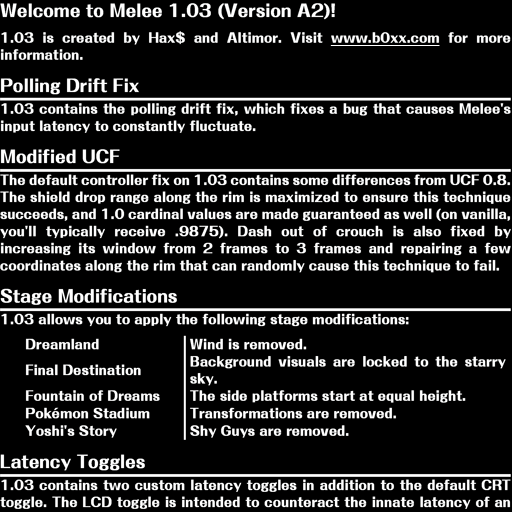
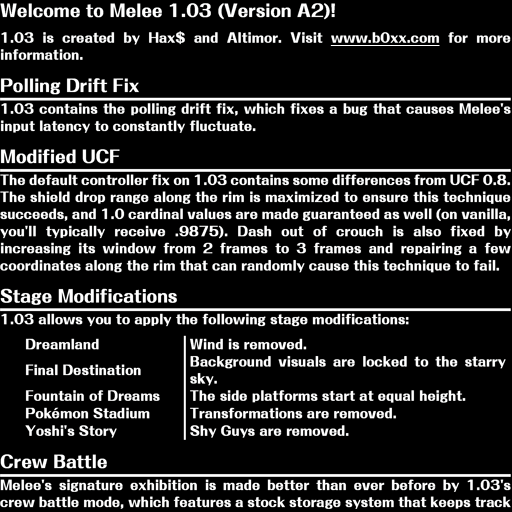
Before/after of a (512, 512) layered artwork. What changed in the layer stack:
painted on "Layer 1" over [left=0, top=454, right=511, bottom=510]
